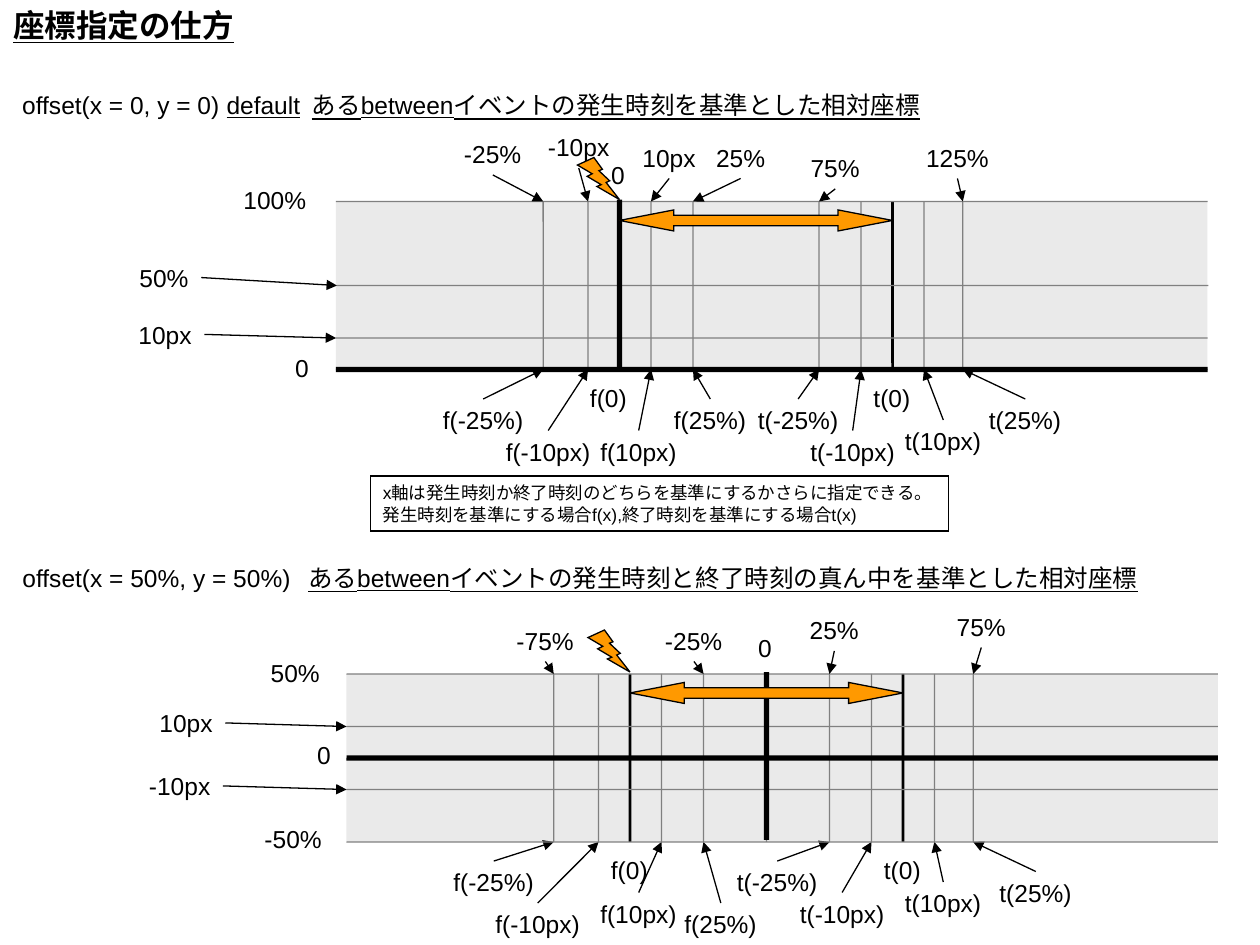
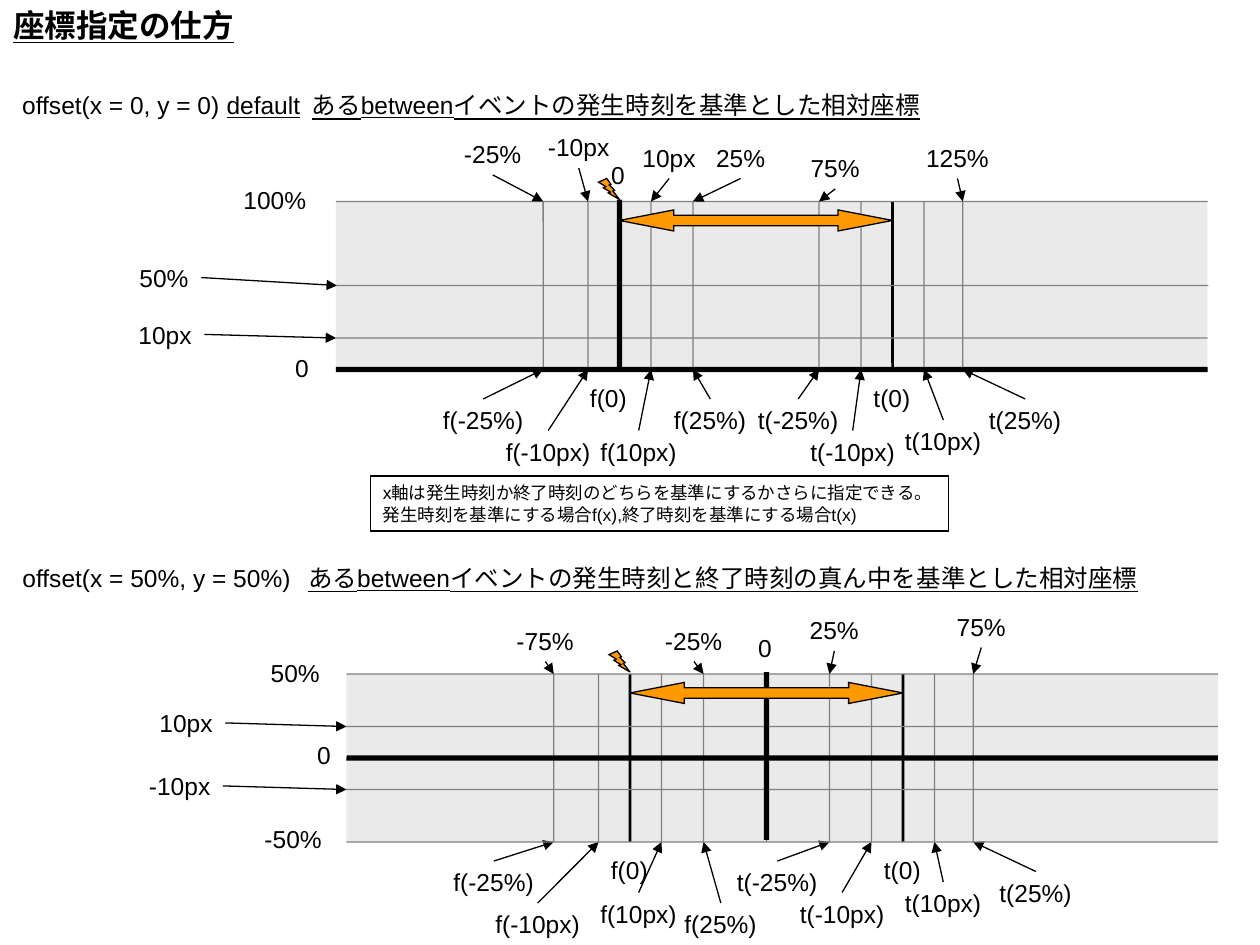
Before and after one commit to YixiaoLi/tlv4mc, a slide deck: slide 2 of TLV/doc/設計/可視化ルール構想.ppt. Drawn at 1260x945 pixels with LibreOffice and Linux fonts; fonts in the diff are those of the drawing. Boxes give left, top, right and bottom in pixels: in the first picture for what was removed or moved away, otherwise in the second. Text is boxed around its words. In the diff, an @@ line names an element or a change of style, - is before the commit and + after.

```diff
--- a/TLV/doc/設計/可視化ルール構想.ppt
+++ b/TLV/doc/設計/可視化ルール構想.ppt
@@ lightning bolt: place and size @@
-lightning bolt at (577,158,619,199)
+lightning bolt at (598,179,620,200)
@@ lightning bolt: place and size @@
-lightning bolt at (588,630,630,672)
+lightning bolt at (609,651,630,673)
```
Also in this commit, not shown: 3 other slides changed, 2 slides added.
